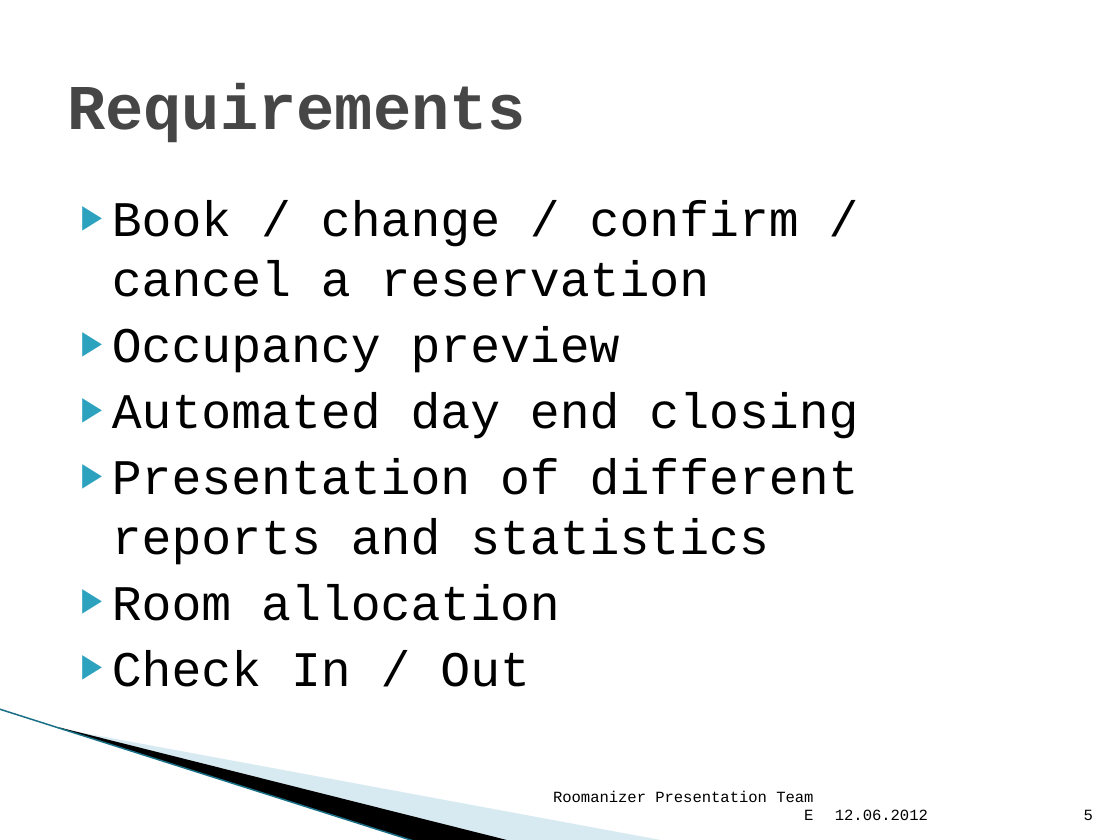
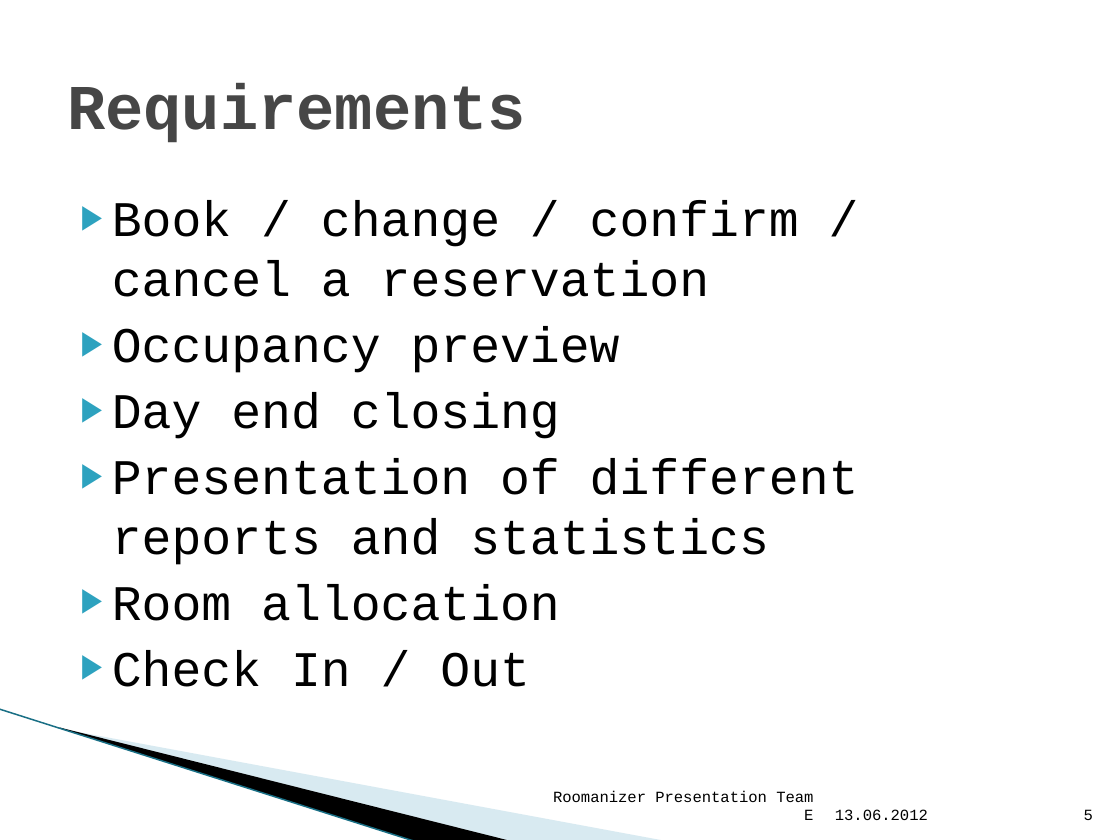
Before and after one commit to markusmo/HotelSoftware, a slide deck: slide 5 of Documentation/Praesentation/PresentationRoomanizer.pptx. Drawn at 1120x840 pixels with LibreOffice and Linux fonts; fonts in the diff are those of the drawing; background and template pictures are left out. Boxes give left, top, right and bottom in pixels: in the first picture for what was removed or moved away, otherwise in the second. Text is boxed around its words. In the diff, an @@ line names an element or a change of style, - is before the commit and + after.

```diff
--- a/Documentation/Praesentation/PresentationRoomanizer.pptx
+++ b/Documentation/Praesentation/PresentationRoomanizer.pptx
@@ text at bbox=[112, 392, 560, 439]: text changed @@
-▶ Automated day end closing
+▶ Day end closing
@@ text at bbox=[835, 809, 928, 820]: text changed @@
-12.06.2012
+13.06.2012
```
Also in this commit, not shown: 44 other slides changed, 2 other files.
